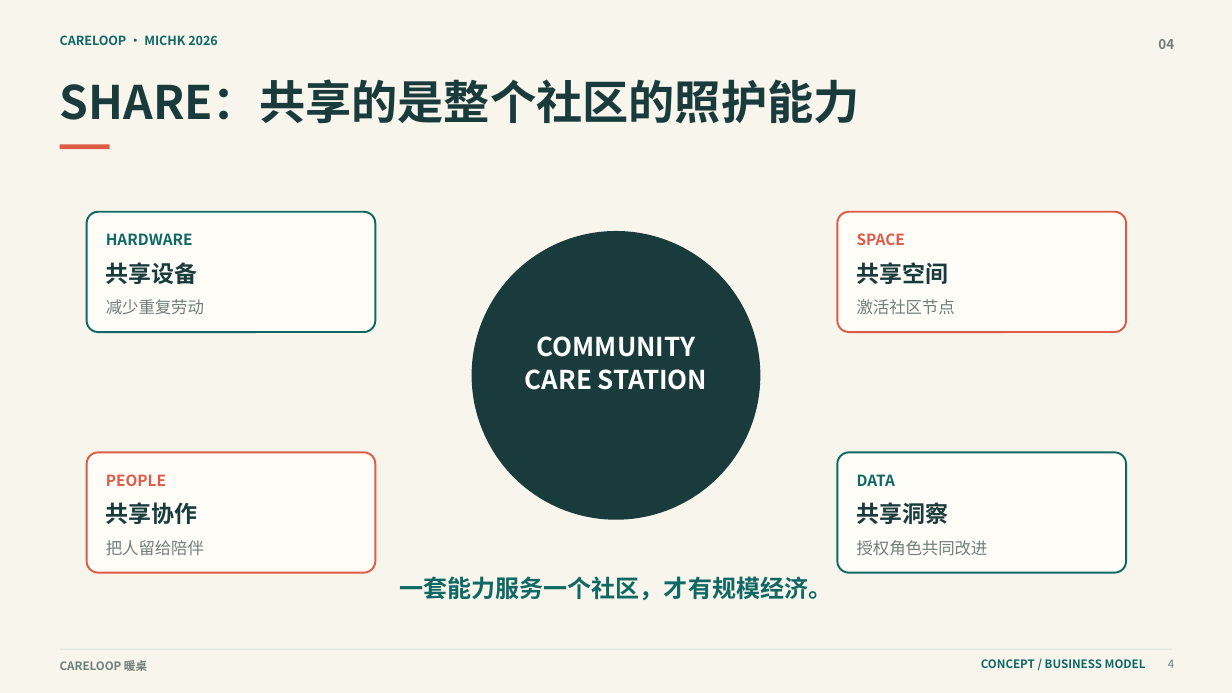
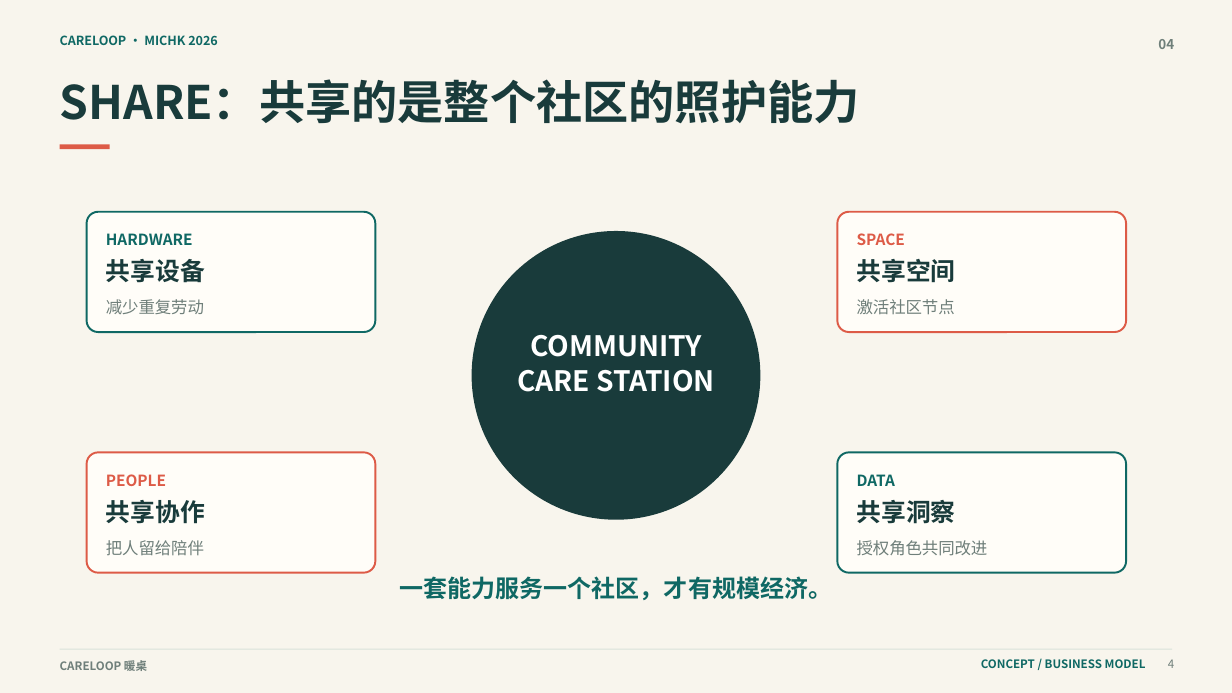
Before and after one commit to CrazyJourney-nice/careloop, a slide deck: slide 4 of CMICHK/Careloop_MICHK_2026_Final_v2.pptx. Drawn at 1232x693 pixels with LibreOffice and Linux fonts; fonts in the diff are those of the drawing. Boxes give left, top, right and bottom in pixels: in the first picture for what was removed or moved away, otherwise in the second. Text is boxed around its words. In the diff, an @@ line names an element or a change of style, - is before the commit and + after.

```diff
--- a/CMICHK/Careloop_MICHK_2026_Final_v2.pptx
+++ b/CMICHK/Careloop_MICHK_2026_Final_v2.pptx
@@ text "COMMUNITY" at (517,335,714,392): size 20.2 to 21.9 pt @@
@@ size 17.9 to 19.3 pt; line spacing 1.05 to 0.95 in 4 elements at (106,259,205,283), (857,259,956,283), (106,500,205,524), (857,500,956,524) @@
```
Also in this commit, not shown: 4 other slides changed, 4 slides added, 4 slides removed, 5 other files.
